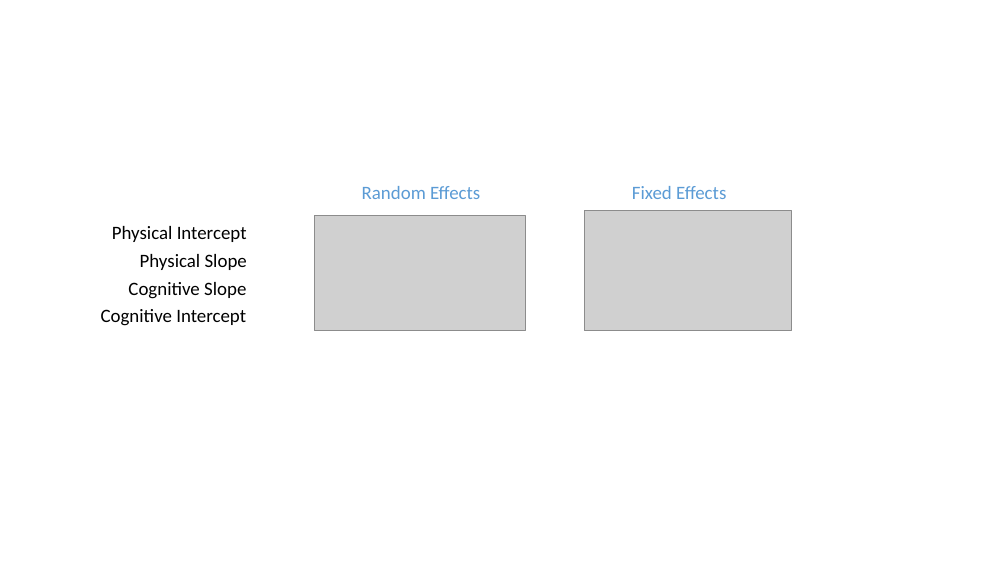
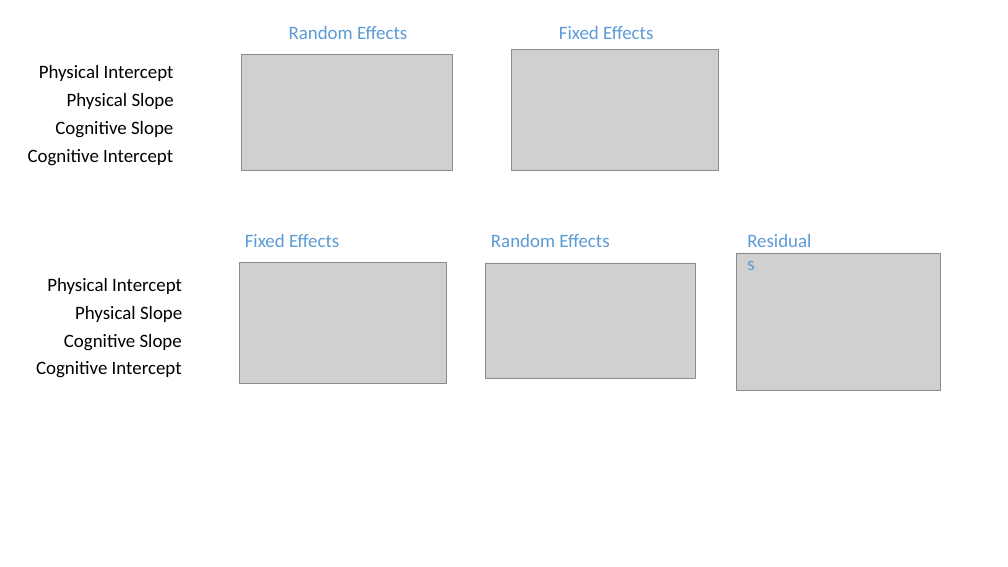
Before and after one commit to IALSA/IALSA-2015-Portland, a slide deck: slide 5 of libs/materials/naming_convention.pptx. Drawn at 1008x567 pixels with LibreOffice and Linux fonts; fonts in the diff are those of the drawing; grey boxes stand for pictures. Boxes give left, top, right and bottom in pixels: in the first picture for what was removed or moved away, otherwise in the second. Text is boxed around its words. In the diff, an @@ line names an element or a change of style, - is before the commit and + after.

```diff
--- a/libs/materials/naming_convention.pptx
+++ b/libs/materials/naming_convention.pptx
@@ text added at box(289, 26, 407, 39), 18 pt, text #5B9BD5 @@
+Random Effects
@@ text added at box(559, 26, 653, 39), 18 pt, text #5B9BD5 @@
+Fixed Effects
@@ group added at box(28, 50, 718, 171): 4 texts, 2 pictures @@
+Physical Intercept
+Physical Slope
+Cognitive Intercept
+Cognitive Slope
@@ text "Fixed Effects": place and size @@
-text "Fixed Effects" at box(632, 186, 726, 199)
+text "Fixed Effects" at box(245, 234, 339, 247)
@@ picture removed at box(315, 216, 525, 331) @@
@@ text "Random Effects": place and size @@
-text "Random Effects" at box(362, 186, 480, 199)
+text "Random Effects" at box(491, 234, 609, 247)
@@ picture removed at box(585, 210, 792, 331) @@
@@ group added at box(239, 225, 941, 391): 3 pictures, 1 text @@
+Residuals
@@ 4 texts: place and size @@
-4 texts at box(101, 226, 247, 326)
+4 texts at box(36, 278, 182, 378)
```
Also in this commit, not shown: 1 other slide changed, 2 other files.
